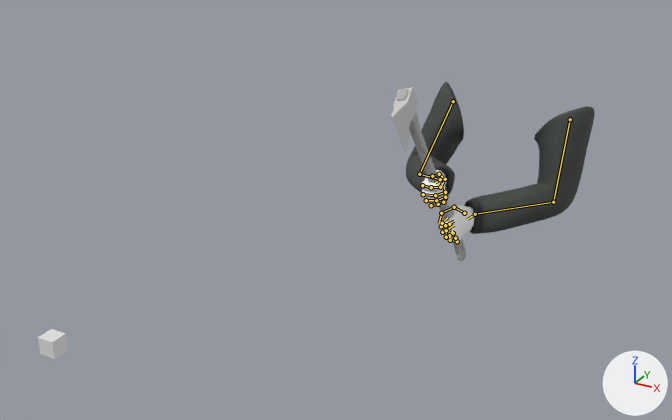
Renders of the Blender file models-source/0.5 - Blockouts/ViewmodelBlockout_WM_Axe.blend from each side of a commit.
The view is the same before and after, from a 50 mm camera at (0.858, -2.672, 0.673) aimed at (-0.111, -0.911, -0.208). Lighting does not change. The marker at lower right points along +X, +Y and +Z. Both versions are drawn at frame 0 of the action 'AxeDefault'; the numbers are the values there. The bones that bend it are drawn over the model as lines.

In view in the first picture: 'Arms', 'Axe', 'Clothes', 'Cube'.
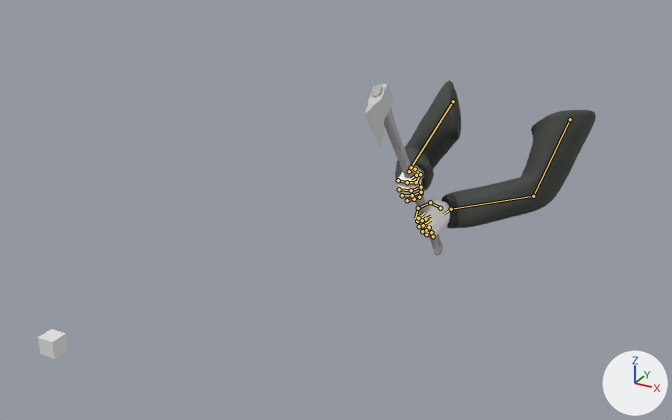
What differs and where, as boxes (x1, y1, x2, y2) in the pictures (672 x 420 px):
'Clothes', posed (6% wider): before (406, 82, 595, 234); after (395, 80, 596, 228)
'Axe', posed: before (391, 87, 466, 261); after (365, 84, 443, 255)
'Arms', posed: before (420, 170, 474, 243); after (397, 165, 450, 238)

Edits to the bpy script that builds the scene:
```text
Change bone_hand_ik_r:
    where bone_hand_ik_r = bpy.data.objects['Viewmodel_WM'].pose.bones['hand_ik_r']
    bone_hand_ik_r.location: (0.404, -0.121, 0.113) -> (0.353, -0.094, 0.064)
```
